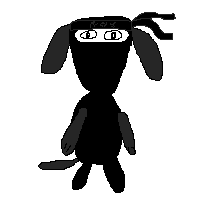
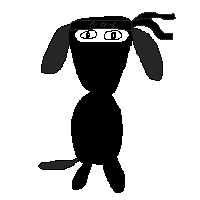
Before/after of a 200 x 200 layered artwork. What changed in the layer stack:
painted on "Background" over [61, 108, 136, 156]
